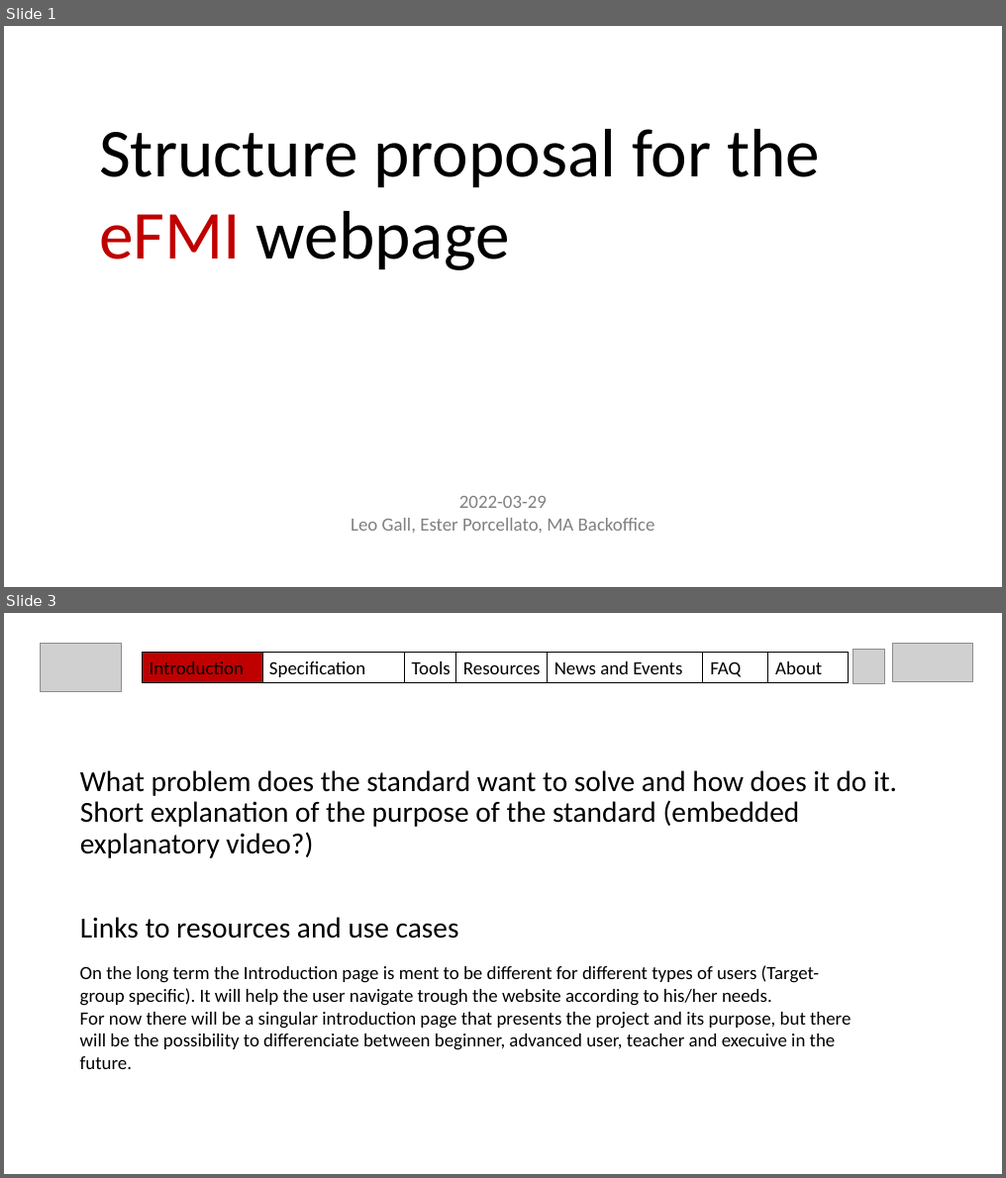
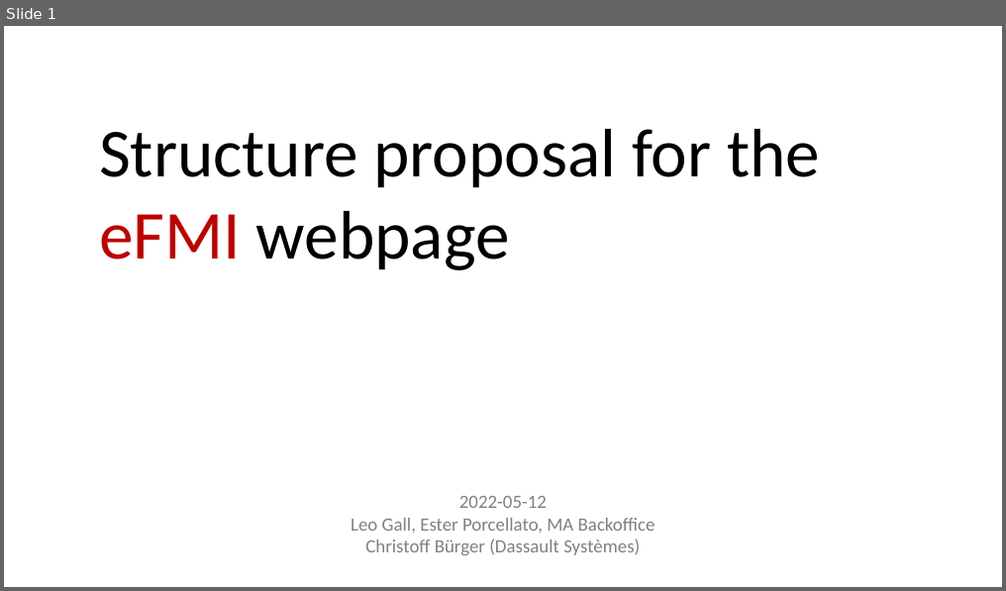
Before and after one commit to modelica/efmi-standard.org, a slide deck: documentation/2022-03-29_MAP-structure-draft.pptx. Shown one above the other, each under a label of ours: slides 1 and 3 before the commit, slide 1 after it; the slides between them are not shown. The pictures are 1006x1178 and 1006x591 pixels, drawn with LibreOffice and Linux fonts; fonts in the diff are those of the drawing; grey boxes stand for pictures. Boxes give left, top, right and bottom in pixels: in the first picture for what was removed or moved away, otherwise in the second. Text is boxed around its words. In the diff, an @@ line names an element or a change of style, - is before the commit and + after.

Commit message:
Finished Power Point mockup. Started work on Introduction page.

```diff
--- a/documentation/2022-03-29_MAP-structure-draft.pptx
+++ b/documentation/2022-03-29_MAP-structure-draft.pptx
@@ slide 3 removed at (4,613,1002,1174), background #FFFFFF @@
@@ group removed at (40,643,973,692): 7 rectangles, 3 pictures @@
-Tools
-Resources
-News and Events
-About
-Specification
-FAQ
-Introduction
@@ text removed at (80,770,897,939) @@
-What problem does the standard want to solve and how does it do it. Short explanation of the purpose of the standard (embedded explanatory video?)
-Links to resources and use cases
@@ text removed at (80,965,850,1069) @@
-On the long term the Introduction page is ment to be different for different types of users (Target-group specific). It will help the user navigate trough the website according to his/her needs.
-For now there will be a singular introduction page that presents the project and its purpose, but there will be the possibility to differenciate between beginner, advanced user, teacher and execuive in the future.
@@ slide 1 changed as well @@
@@ text at (459,496,547,508): text changed @@
-2022-03-29
+2022-05-12
@@ text at (365,539,640,556): paragraph added @@
+Christoff Bürger (Dassault Systèmes)
```
Also in this commit, not shown: 6 other slides changed, 1 slide added, 1 other slide removed, 14 other files.
